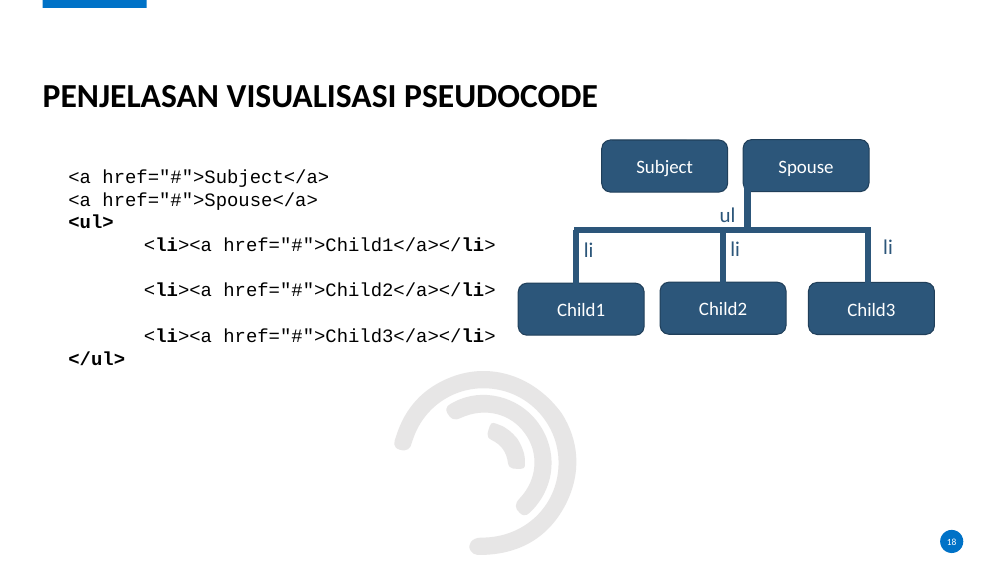
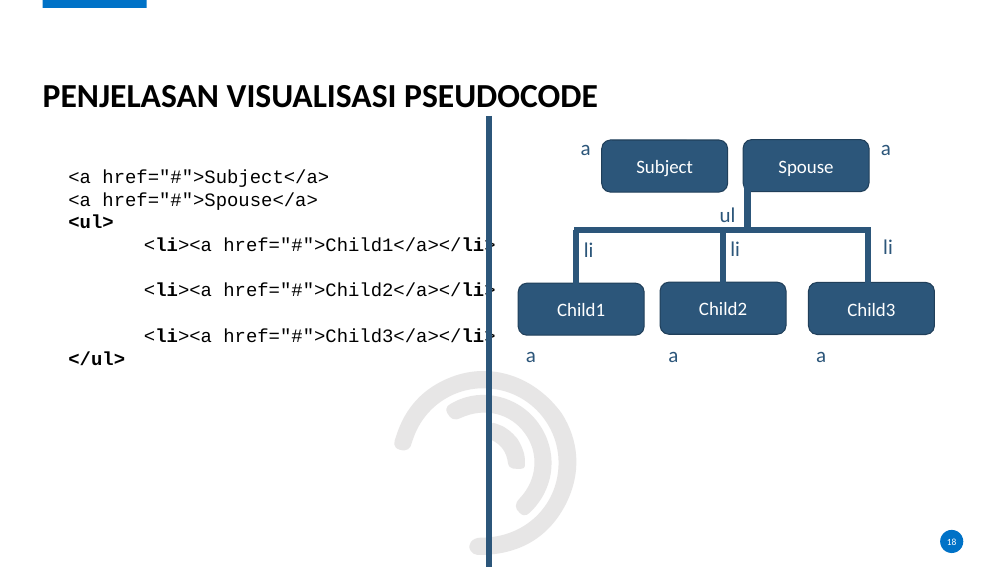
Before and after one commit to karyoutomoo/The-Tree-of-Heroes, a slide deck: slide 18 of 05111540000007-Faiq-Presentasi.pptx. Drawn at 1008x567 pixels with LibreOffice and Linux fonts; fonts in the diff are those of the drawing; background and template pictures are left out. Boxes give left, top, right and bottom in pixels: in the first picture for what was removed or moved away, otherwise in the second. Text is boxed around its words. In the diff, an @@ line names an element or a change of style, - is before the commit and + after.

```diff
--- a/05111540000007-Faiq-Presentasi.pptx
+++ b/05111540000007-Faiq-Presentasi.pptx
@@ line added from (489, 116) to (489, 567), #2C567A 6 pt @@
@@ text added at box(581, 145, 591, 155), 20 pt, text #2C567A @@
+a
@@ text added at box(881, 145, 891, 155), 20 pt, text #2C567A @@
+a
@@ text added at box(526, 352, 536, 362), 20 pt, text #2C567A @@
+a
@@ text added at box(668, 352, 678, 362), 20 pt, text #2C567A @@
+a
@@ text added at box(816, 352, 826, 362), 20 pt, text #2C567A @@
+a
```
Also in this commit, not shown: 30 other slides changed, 1 other file.
